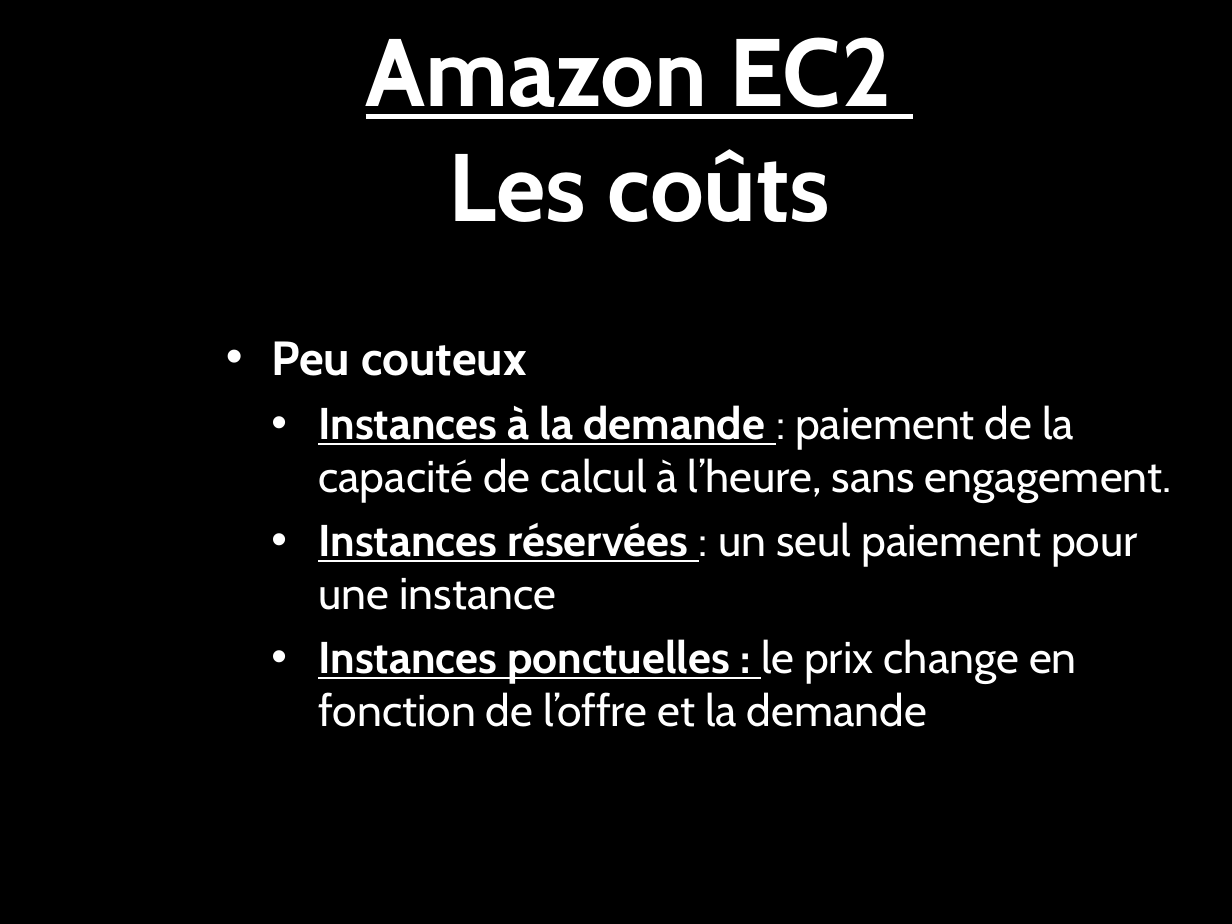
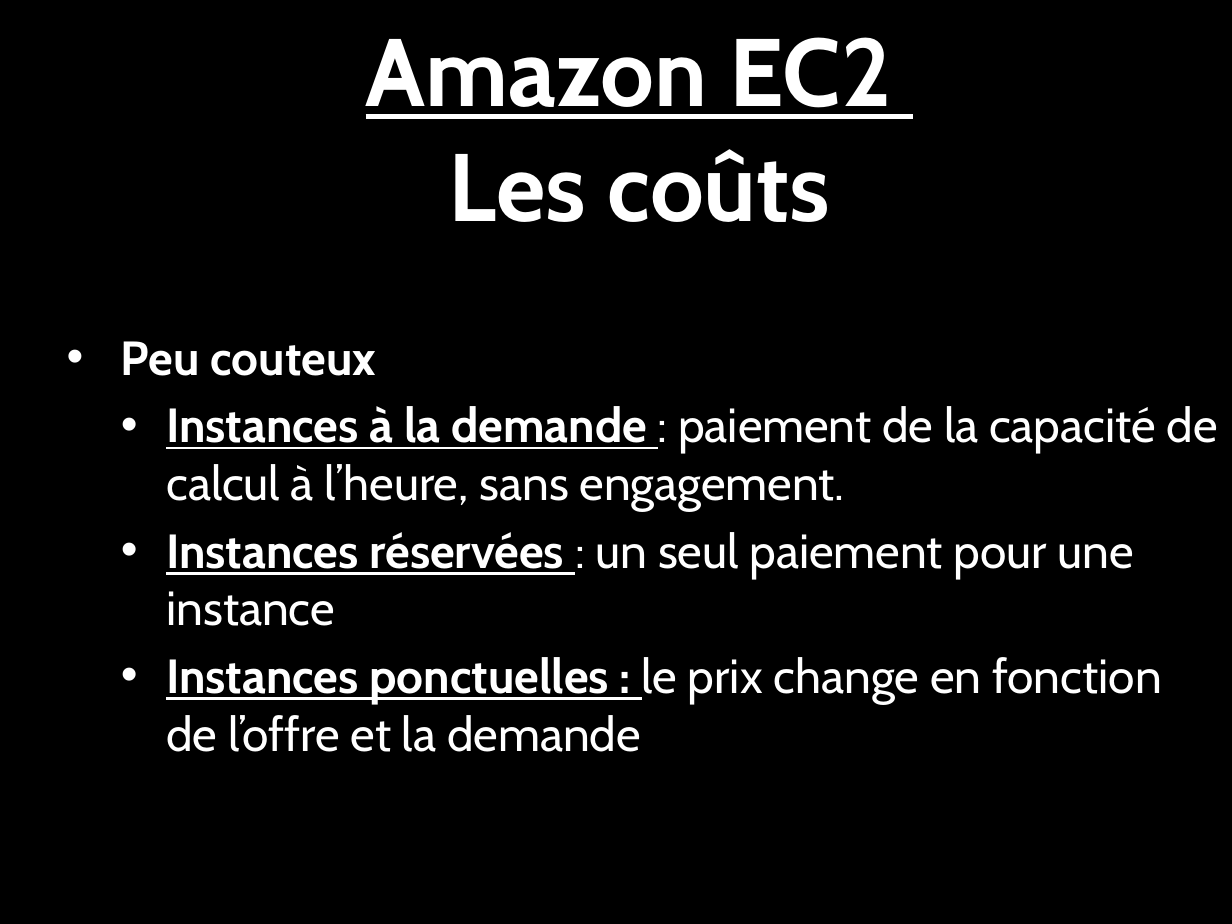
Before and after one commit to romfret/TLC, a slide deck: slide 10 of AWS - Media Hosting.pptx (slide 7 before the commit). Drawn at 1232x924 pixels with LibreOffice and Linux fonts; fonts in the diff are those of the drawing; background and template pictures are left out. Boxes give left, top, right and bottom in pixels: in the first picture for what was removed or moved away, otherwise in the second. Text is boxed around its words. In the diff, an @@ line names an element or a change of style, - is before the commit and + after.

```diff
--- a/AWS - Media Hosting.pptx
+++ b/AWS - Media Hosting.pptx
@@ text "Peu couteux": place and size @@
-text "Peu couteux" at (271, 341, 1172, 727)
+text "Peu couteux" at (121, 341, 1218, 752)
@@ text "Peu couteux" at (121, 341, 1218, 752): size 26 to 28 pt; list level 3 to 2 in "Peu couteux"; list level 4 to 3 in "Instances à la demande : ..."; list level 4 to 3 in "Instances réservées : un seul ..."; list level 4 to 3 in "Instances ponctuelles : le prix ..." @@
```
Also in this commit, not shown: 8 other slides changed, 3 slides added.
